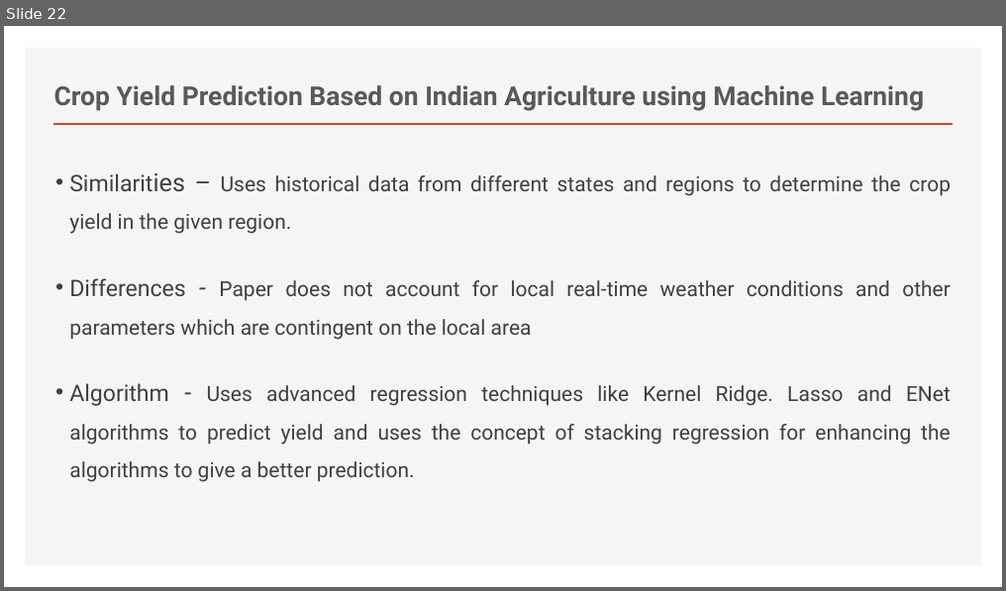
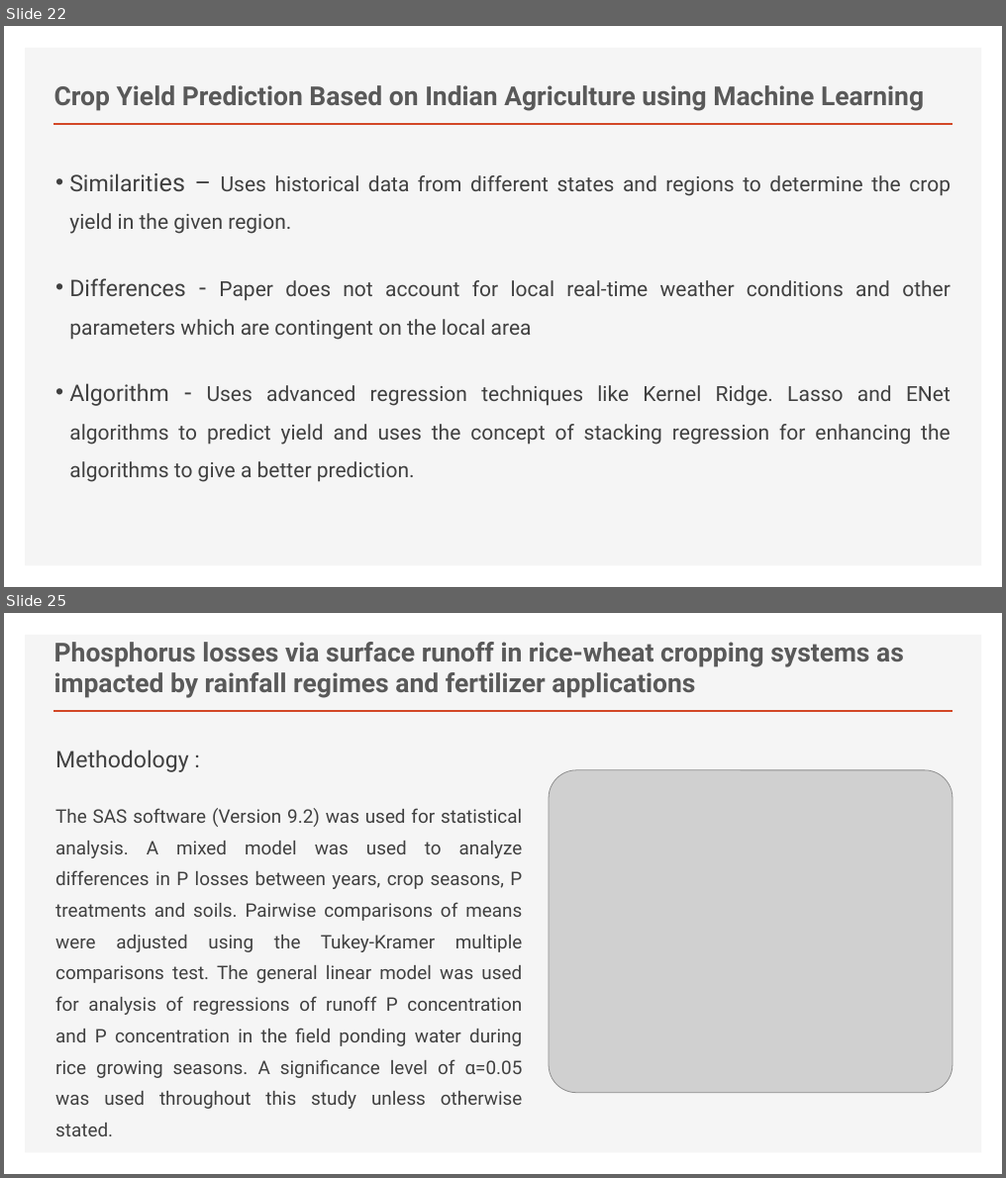
Before and after one commit to Gekko12/Eco-fertilization, a slide deck: LR.pptx. Shown one above the other, each under a label of ours: slide 22 before the commit, slides 22 and 25 after it; the slides between them are not shown. The pictures are 1006x591 and 1006x1178 pixels, drawn with LibreOffice and Linux fonts; fonts in the diff are those of the drawing; grey boxes stand for pictures. Boxes give left, top, right and bottom in pixels: in the first picture for what was removed or moved away, otherwise in the second. Text is boxed around its words. In the diff, an @@ line names an element or a change of style, - is before the commit and + after.

```diff
--- a/LR.pptx
+++ b/LR.pptx
@@ slide 25 added at [4, 613, 1002, 1174], background #FFFFFF; not listed: 2 template elements that a slide beside it also shows @@
@@ title added at [54, 642, 904, 698], 25.2 pt, text #595959, bold @@
+Phosphorus losses via surface runoff in rice-wheat cropping systems as impacted by rainfall regimes and fertilizer applications
@@ text added at [55, 750, 523, 1137], 18 pt, text #404040 @@
+Methodology :
+The SAS software (Version 9.2) was used for statistical analysis. A mixed model was used to analyze differences in P losses between years, crop seasons, P treatments and soils. Pairwise comparisons of means were adjusted using the Tukey-Kramer multiple comparisons test. The general linear model was used for analysis of regressions of runoff P concentration and P concentration in the field ponding water during rice growing seasons. A significance level of α=0.05 was used throughout this study unless otherwise stated.
@@ picture added at [549, 770, 953, 1093] @@
```
Also in this commit, not shown: 1 slide changed, 5 other slides added, 4 other files.
